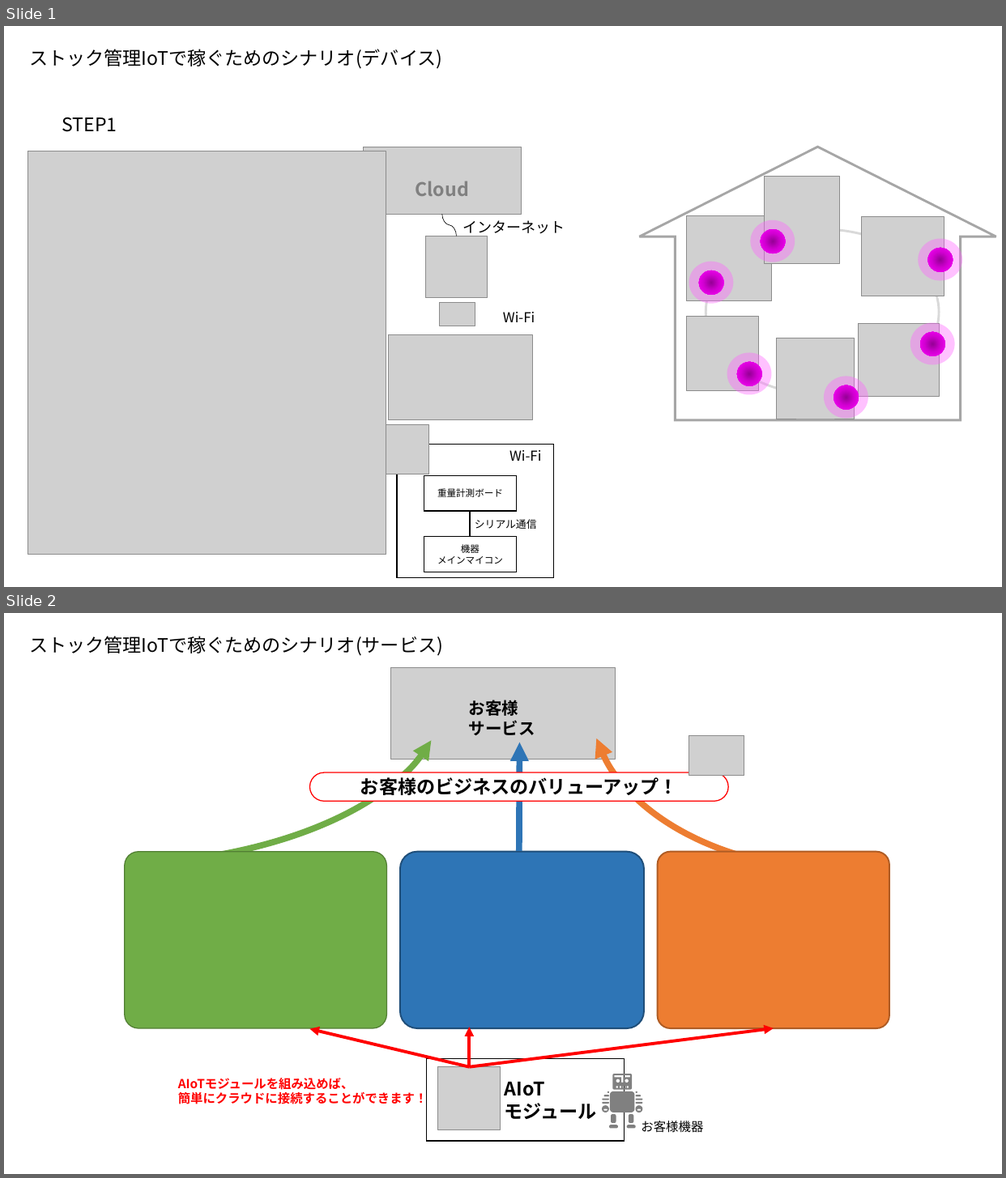
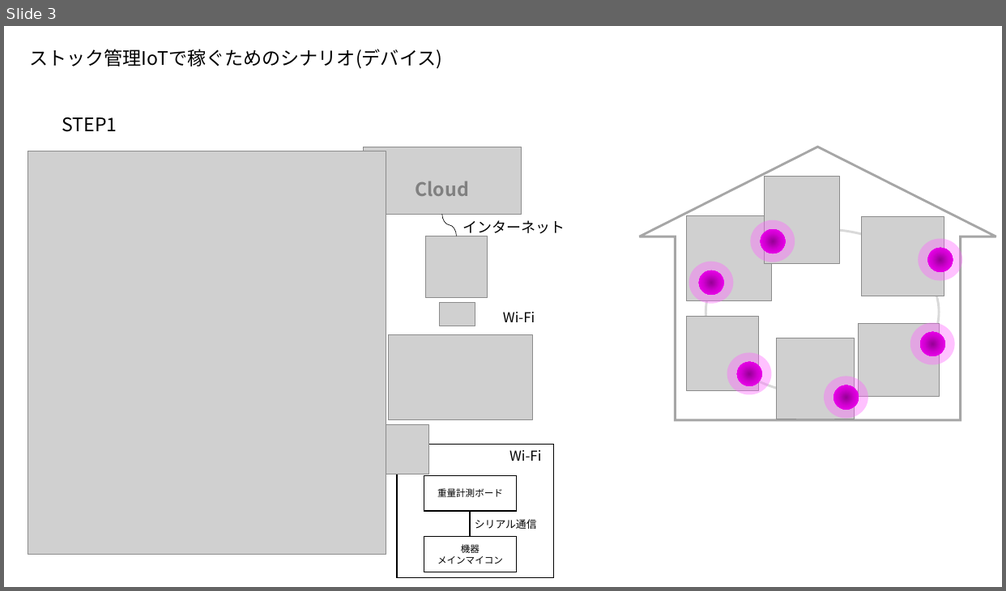
Before and after one commit to GS05-43-MatsumuraYu/kadai, a slide deck: ビジネスモデル.pptx. Shown one above the other, each under a label of ours: slides 1 and 2 before the commit, slide 3 after it. The pictures are 1006x1178 and 1006x591 pixels, drawn with LibreOffice and Linux fonts; fonts in the diff are those of the drawing; grey boxes stand for pictures. Boxes give left, top, right and bottom in pixels: in the first picture for what was removed or moved away, otherwise in the second. Text is boxed around its words. In the diff, an @@ line names an element or a change of style, - is before the commit and + after.

```diff
--- a/ビジネスモデル.pptx
+++ b/ビジネスモデル.pptx
@@ slide 2 removed at (x1=4, y1=613, x2=1002, y2=1174), background #FFFFFF @@
@@ arc (boxed as its full ellipse) removed at (x1=4, y1=613, x2=444, y2=865) @@
@@ text removed at (x1=29, y1=636, x2=443, y2=656) @@
-ストック管理IoTで稼ぐためのシナリオ(サービス)
@@ arc (boxed as its full ellipse) removed at (x1=591, y1=613, x2=1002, y2=871) @@
@@ picture removed at (x1=391, y1=667, x2=616, y2=759) @@
@@ text removed at (x1=469, y1=700, x2=535, y2=735) @@
-お客様サービス
@@ arrow removed from (519, 851) to (520, 743) @@
@@ picture removed at (x1=689, y1=736, x2=744, y2=776) @@
@@ rounded rectangle removed at (x1=310, y1=773, x2=729, y2=801) @@
-お客様のビジネスのバリューアップ！
@@ rounded rectangle removed at (x1=125, y1=852, x2=386, y2=1029) @@
@@ rounded rectangle removed at (x1=400, y1=852, x2=644, y2=1029) @@
@@ rounded rectangle removed at (x1=658, y1=852, x2=889, y2=1029) @@
@@ arrow removed from (470, 1067) to (310, 1029) @@
@@ arrow removed from (470, 1067) to (470, 1027) @@
@@ arrow removed from (470, 1067) to (774, 1029) @@
@@ rectangle removed at (x1=426, y1=1059, x2=624, y2=1141) @@
@@ picture removed at (x1=438, y1=1067, x2=501, y2=1131) @@
@@ freeform shape removed at (x1=602, y1=1074, x2=642, y2=1129) @@
@@ text removed at (x1=178, y1=1078, x2=428, y2=1107) @@
-AIoTモジュールを組み込めば、
-簡単にクラウドに接続することができます！
@@ text removed at (x1=505, y1=1082, x2=597, y2=1119) @@
-AIoT
-モジュール
@@ text removed at (x1=641, y1=1121, x2=703, y2=1133) @@
-お客様機器
@@ what was slide 1 is now slide 3 @@
```
Also in this commit, not shown: 2 slides added.
